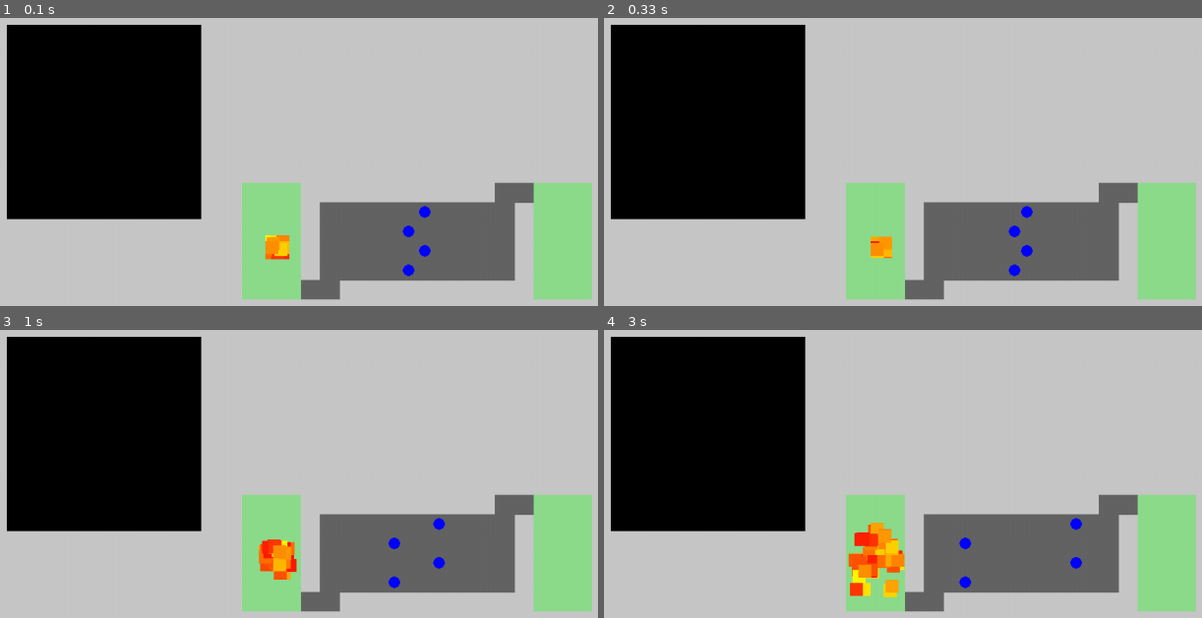
Above: before the commit, frames 1-4 (two rows, left to right).
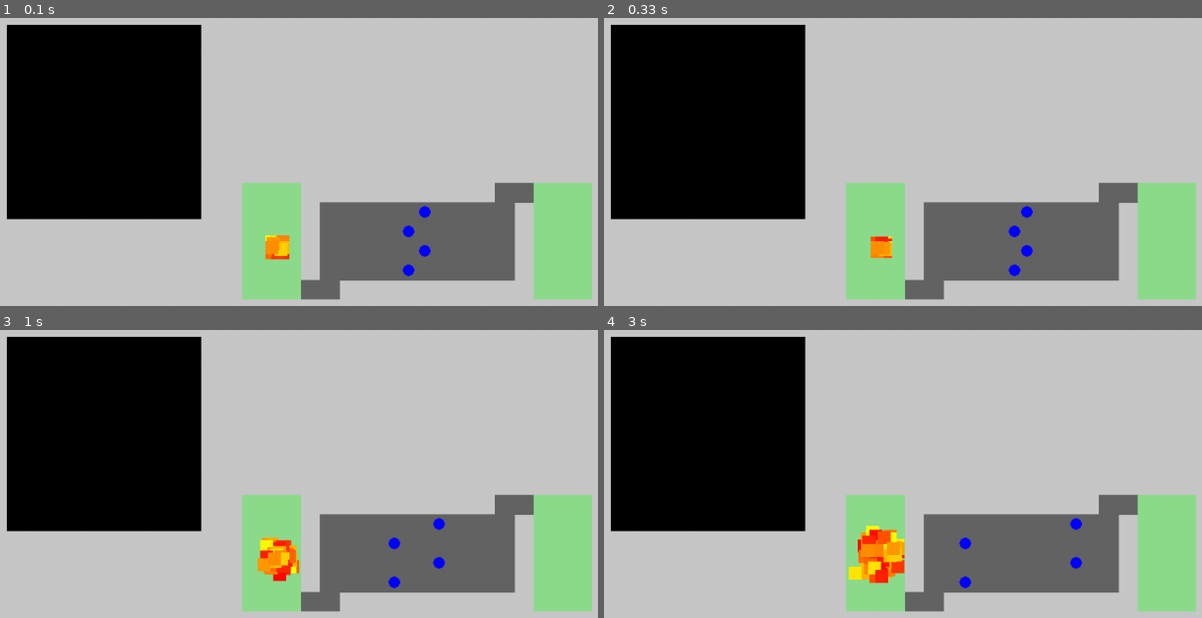
Above: after the commit, the same moments.

Repository: carolineap/hardest-pygame-ever
Game: pygame game, started from simulation_exchange_entire_population.py
Two runs of this game, one before a commit and one after it. Both use one fixed random seed, a clock stepped at 60 frames per second and the inputs below.
Inputs:
- Up to frame 1 (0.1 s): no input
- Up to frame 2 (0.33 s): no input
- Up to frame 3 (1 s): no input
- Up to frame 4 (3 s): no input

Frame 1 is identical in both runs. In frame 2, 0.1% of the frame differs, in the area x 44-49%, y 75-84%; in frame 3, 0.7%; in frame 4, 1.7%, in the area x 40-51%, y 66-93%.

Commit message:
Added logic for handling crossover with fixed point

Diff:
--- a/genetic_algorithm/ga_exchange_entire_population.py
+++ b/genetic_algorithm/ga_exchange_entire_population.py
@@ -1,5 +1,6 @@
 import random
 from src.Actions import Actions
+from .ga_lib import weighted_shuffle
 
 class Individual:
 
@@ -22,9 +23,9 @@
     total = sum(all_fitness)
     p = [(1-(fitness/total)) for fitness in all_fitness]
 
-    new = random.choices(population, p, k=2)
+    new = weighted_shuffle(population, p)
 
-    return new[0], new[1]
+    return new
 
 def increase_state(population, n_state, d):
     for individual in population:
--- /dev/null
+++ b/genetic_algorithm/ga_lib.py
@@ -0,0 +1,18 @@
+from random import random
+from bisect import bisect_right
+import numpy as np
+
+def weighted_shuffle(original, weights):
+    shuffed_list = np.empty_like(original)
+    cum_weights = np.cumsum(weights)
+    for i in range(len(original)):
+         rnd = random() * cum_weights[-1]
+         j = bisect_right(cum_weights, rnd)
+         shuffed_list[i] = original[j]
+         cum_weights[j:] -= weights[j]
+    return shuffed_list
+
+a = np.arange(1,1000)
+w = np.arange(1,1000)
+r = weighted_shuffle(a,w)
+print(r[:2])
--- a/simulation_exchange_entire_population.py
+++ b/simulation_exchange_entire_population.py
@@ -42,10 +42,13 @@
 
 		new_population = []
 
-		for i in range(int(len(population)/2)):
-			ind1, ind2 = ga.selection(population)
-			new_population.append(ga.Individual(ga.mutation(ind1.state, ind1.action_best_position-2, d))) #tenta fazer mutação bem perto da melhor posição
-			new_population.append(ga.Individual(ga.mutation(ind2.state, ind2.action_best_position-2, d)))
+		parents_selection = ga.selection(population)
+		for i in range(int(len(parents_selection)/2)):
+			new_ind_1_crom, new_ind_2_crom = ga.crossover(parents_selection[i].state, parents_selection[i+1].state, state_size - 10)
+			new_population.append(ga.Individual(new_ind_1_crom))
+			new_population.append(ga.Individual(new_ind_2_crom))
+			#new_population.append(ga.Individual(ga.mutation(ind1.state, ind1.action_best_position-2, d))) #tenta fazer mutação bem perto da melhor posição
+			#new_population.append(ga.Individual(ga.mutation(ind2.state, ind2.action_best_position-2, d)))
 
 		population =  new_population
 
Empty file added: genetic_algorithm/__init__.py
